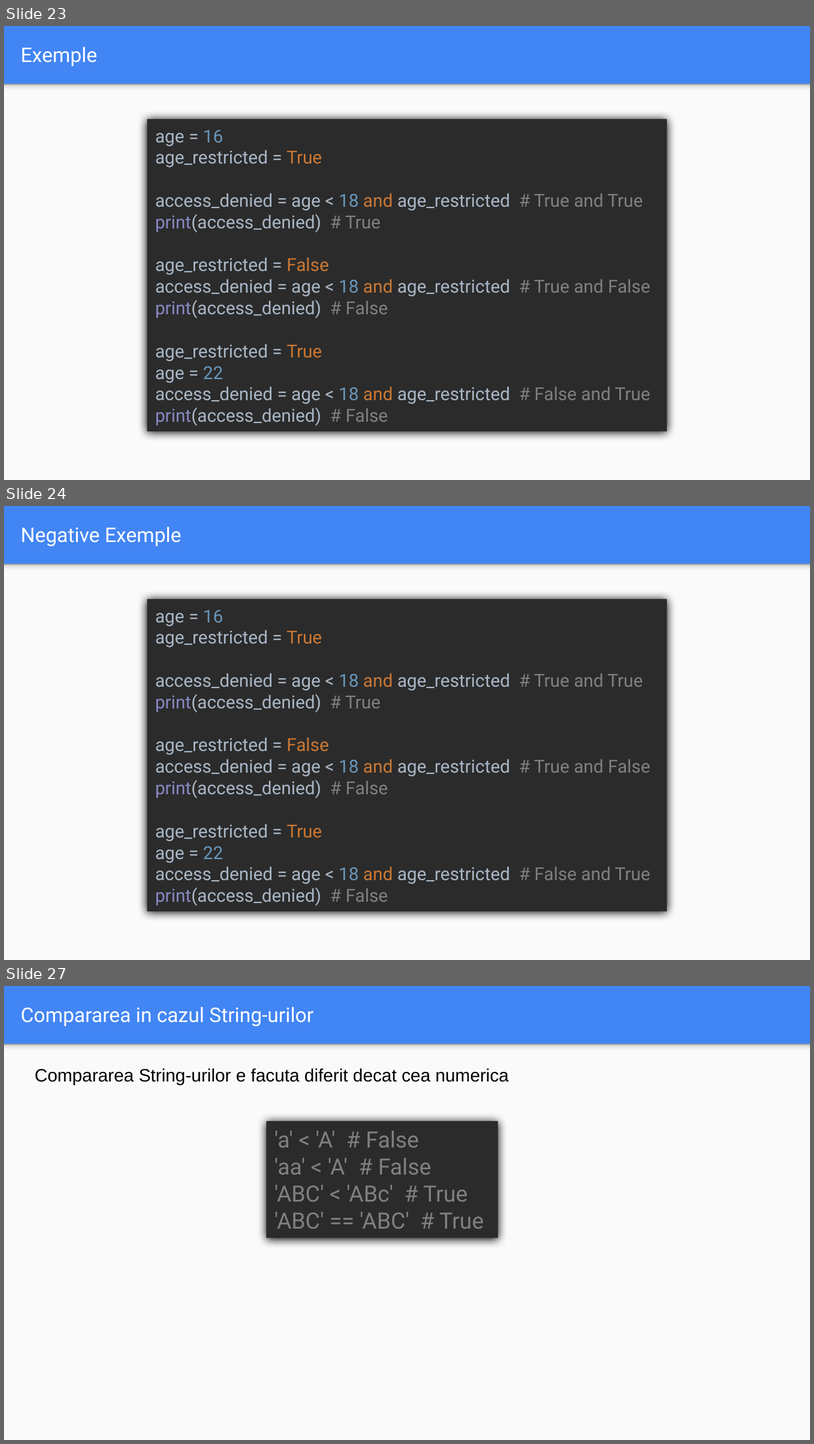
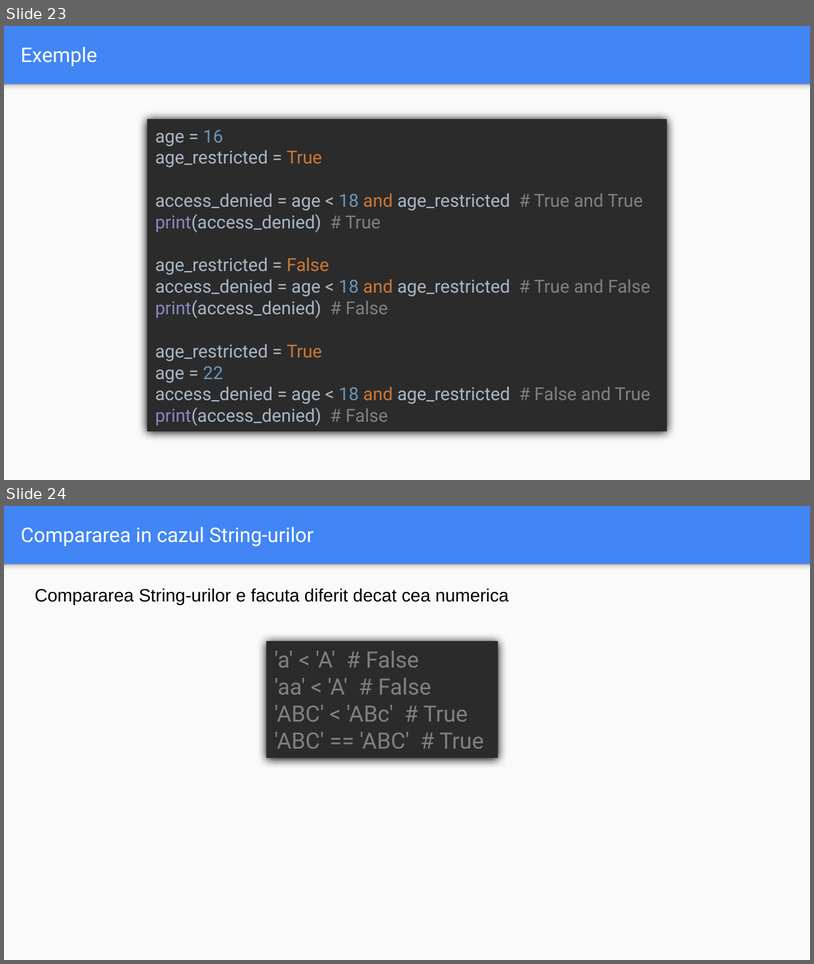
Before and after one commit to mtricolici98/pythonFundamentals, a slide deck: lessons/lesson_two/Seesion 2.pptx. Shown one above the other, each under a label of ours: slides 23, 24 and 27 before the commit, slides 23 and 24 after it; the slides between them are not shown. The pictures are 814x1444 and 814x964 pixels, drawn with LibreOffice and Linux fonts; fonts in the diff are those of the drawing. Boxes give left, top, right and bottom in pixels: in the first picture for what was removed or moved away, otherwise in the second. Text is boxed around its words. In the diff, an @@ line names an element or a change of style, - is before the commit and + after.

Commit message:
Removed slides

```diff
--- a/lessons/lesson_two/Seesion 2.pptx
+++ b/lessons/lesson_two/Seesion 2.pptx
@@ slide 24 removed at [4,506,810,960], background #4285F4; not listed: 2 template elements that a slide beside it also shows @@
@@ title removed at [21,527,182,546] @@
-Negative Exemple
@@ rectangle removed at [147,599,668,911] @@
-age = 16
-age_restricted = True
-access_denied = age < 18 and age_restricted # True and True
-print(access_denied) # True
-age_restricted = False
-access_denied = age < 18 and age_restricted # True and False
-print(access_denied) # False
-age_restricted = True
-age = 22
-access_denied = age < 18 and age_restricted # False and True
-print(access_denied) # False
@@ what was slide 27 is now slide 24 @@
```
Also in this commit, not shown: 2 other slides removed.
